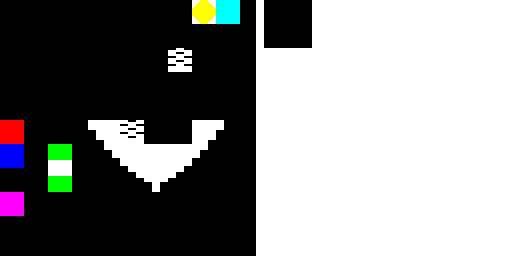
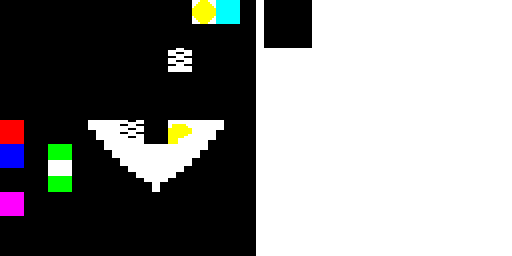
Layered file, before and after one edit (w=512, h=256). Changes by layer:
painted on "Background" over left=168, top=120, right=192, bottom=144
